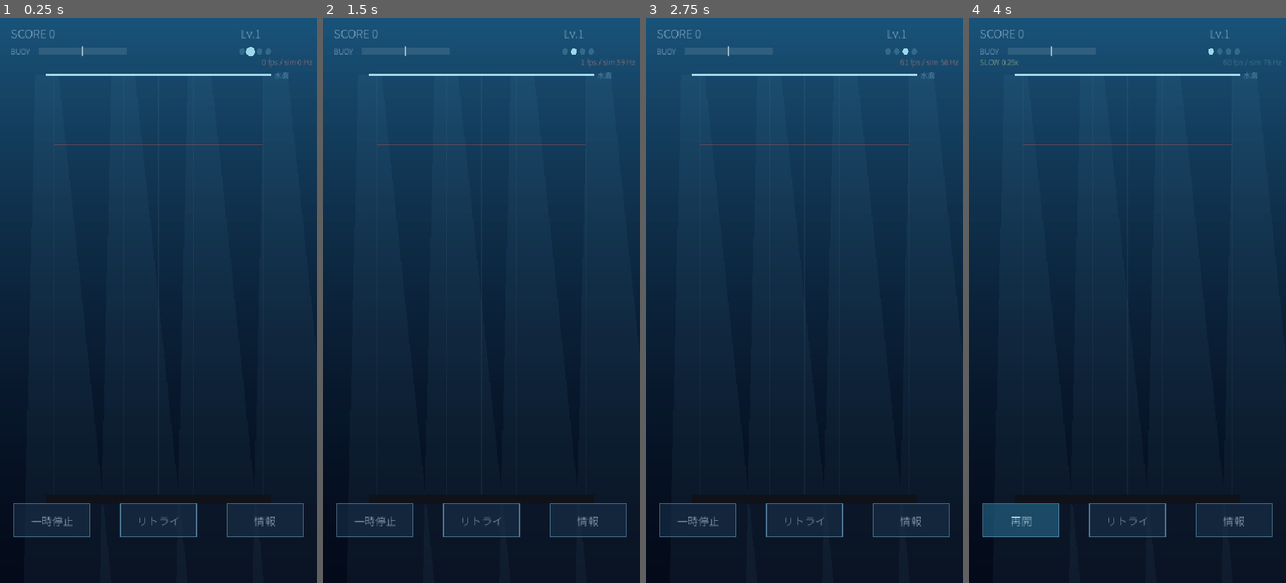
Above: before the commit, frames 1-4 (left to right).
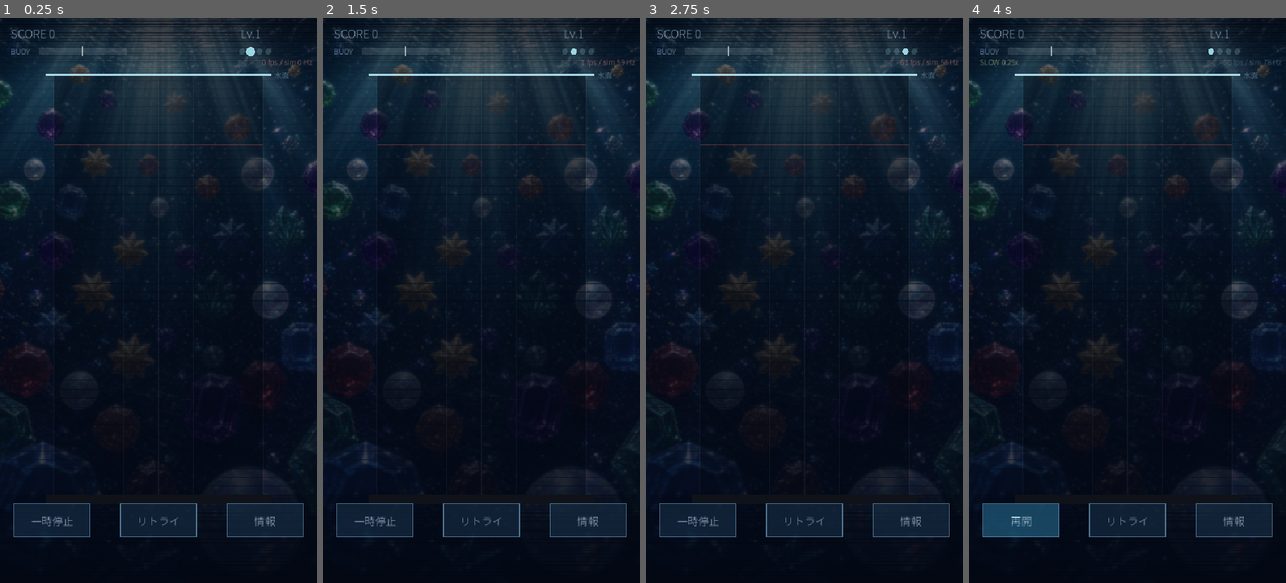
Above: after the commit, the same moments.

Repository: yosiken/metapon_game
Game: Godot game, scene res://scenes/main.tscn
Same seed, same stepped clock (60 frames per second), same inputs: the game is played once before the commit and once after it. Sound files missing from this copy of the repository are replaced by a short silence.
Inputs (mouse positions are in pixels of both pictures, inside the frame that each line leads up to):
- Up to frame 1 (0.25 s): no input
- Up to frame 2 (1.5 s): tap Enter at 0.5 s; move the mouse to (551, 272) at 0.52 s; hold D 0.53-1.25 s; tap R at 0.6 s; click (551, 272) at 0.67 s; tap Space at 0.77, 1.25 s; drag from (418, 328) to (465, 413) at 1.27 s
- Up to frame 3 (2.75 s): move the mouse to (836, 176) at 2.02 s; hold D from 2.03 s (still down); tap R at 2.1 s
- Up to frame 4 (4 s): release D at 2.75 s; drag from (1111, 413) to (1032, 215) at 2.77 s; move the mouse to (1222, 385) at 3.52 s; hold S from 3.53 s (still down); tap R at 3.6 s; tap Space at 3.77 s

The runs differ from the first frame. In frame 1, 65% of the frame differs, in the area x 0-100%, y 0-100%; in frame 2, 65%; in frame 3, 65%; in frame 4, 65%.
Error before the commit: Invalid assignment of property or key 'theme' with value of type 'Theme' on a base object of type 'CanvasLayer'. (res://scripts/main.gd:658)
Error after the commit: Invalid assignment of property or key 'theme' with value of type 'Theme' on a base object of type 'CanvasLayer'. (res://scripts/main.gd:696)

Commit message:
view: 海中の写真を背景に敷く
提供された原画を縦持ち(9:16)に切り出して背景にする。高さいっぱいを使い
中央で切る。原画は光条の収束点がほぼ中央（上端の明度重心 x=662 / 幅1392）に
あるので、中央切り出しで画面上部の水面とそのまま揃う。

敷くだけでは盤面が読めなくなるため、上から重ねるものを整理した。

- 奥行きの階調（海底 0.74 → 水面 0.08 の暗幕）と危険域の赤染めは、水面までの
  距離とあと何段で埋没かを伝える「信号」なので、画像に焼き込まず実行時に描く
  （§3.1 / §4.5）
- 盤面の矩形にだけ暗幕を重ねる。背景の宝石はブロックと大きさも色域も近く、
  幕が無いとどれが操作できる駒か判別できない。幕の内側＝操作対象という
  読み分けを作る（§11.2）
- 画面上端と下端にも暗幕。写真で一番明るいのが水面付近＝HUD の位置で、
  落とさないとスコアもフレームレートも読めなかった

素材まわり:

- 加工は tools/make_bg.py に置いた。彩度 0.68 / 明度 0.58 / ぼかし 1.4px。
  見栄えの調整ではなく、宝石を「背景」へ退かせるための処理
- インポートを非可逆 WebP（品質 0.85）にした。可逆だと .ctex が 757KB あり、
  モバイル回線の初回読み込みに効く。非可逆で 71KB（pck は +74KB）
- 原画は art/ に置く。godot/ の下だとエディタがインポートして書き出しにも
  含まれ、配信サイズが無駄に増える
- 背景が無い場合は従来の手描きグラデーションに落ちる

fps 表示の位置が README と CLAUDE.md で右下のままだったので右上に直した。

Co-Authored-By: Claude Opus 5 <noreply@anthropic.com>
Claude-Session: https://claude.ai/code/session_01N2aNeqApC1yqpieTeUpadp

Diff:
--- a/godot/scripts/main.gd
+++ b/godot/scripts/main.gd
@@ -60,10 +60,16 @@
 ]
 var ice_tex: Array = []
 
+## 背景の写真。元画像は tools/make_bg.py で 9:16 に切り出して落としてある
+const BG_PATH := "res://asetts/bg/underwater.png"
+var bg_tex: Texture2D = null
+
 func _ready() -> void:
 	# Web書き出しにはOSのフォントが無く、組み込みのフォールバックは日本語の
 	# グリフを持たないため、埋め込みフォントを使う（無いと全部 豆腐 になる）。
 	# 実際に描画する文字だけをサブセット化してあるので 50KB 程度。
+	if ResourceLoader.exists(BG_PATH):
+		bg_tex = load(BG_PATH)
 	for path in ICE_FRAMES:
 		if ResourceLoader.exists(path):
 			ice_tex.append(load(path))
@@ -323,29 +329,61 @@
 		_draw_gameover()
 
 ## 水中: 上ほど明るく、海底ほど暗い。危険域では全体が暗くなる（3.1 / 4.5）
+##
+## 背景写真を敷いたうえで、奥行きの階調と危険域の赤染めを必ず上から重ねる。
+## この2つは装飾ではなく「水面までの距離」と「あと何段で埋没か」を伝える
+## ゲーム内の信号なので、写真に任せず実行時に描く。
 func _draw_water() -> void:
 	var danger: float = clampf(float(sim.ground_height() - (Cfg.ROWS - 2)) / 3.0, 0.0, 1.0)
+	var screen := Rect2(0, 0, VW, VH)
+	if bg_tex != null:
+		draw_texture_rect(bg_tex, screen, false)
 	var bands := 64
 	var bh := VH / float(bands)
 	for i in range(bands):
-		var t := float(i) / float(bands - 1)
-		var top := Color(0.10, 0.32, 0.47)
-		var bot := Color(0.015, 0.04, 0.10)
-		var c := bot.lerp(top, t * t * 0.6 + t * 0.4)
-		c = c.lerp(Color(0.10, 0.02, 0.04), danger * 0.45)
-		draw_rect(Rect2(0, VH - (float(i) + 1.0) * bh, VW, bh + 1.5), c)
-	# 差し込む光条
-	var surf := origin.y - float(Cfg.ROWS) * cell
-	for i in range(4):
-		var x := 60.0 + float(i) * 130.0
-		var pts := PackedVector2Array([
-			Vector2(x, surf), Vector2(x + 40.0, surf),
-			Vector2(x + 130.0, VH), Vector2(x - 20.0, VH)])
-		draw_colored_polygon(pts, Color(0.55, 0.85, 1.0, 0.045 * (1.0 - danger)))
+		var t := float(i) / float(bands - 1)        # 0 = 海底, 1 = 水面
+		var depth := t * t * 0.6 + t * 0.4
+		var box := Rect2(0, VH - (float(i) + 1.0) * bh, VW, bh + 1.5)
+		if bg_tex == null:
+			var c := Color(0.015, 0.04, 0.10).lerp(Color(0.10, 0.32, 0.47), depth)
+			draw_rect(box, c.lerp(Color(0.10, 0.02, 0.04), danger * 0.45))
+		else:
+			# 写真に重ねる幕。海底ほど濃くして、積み上がったブロックを浮かせる
+			draw_rect(box, Color(0.02, 0.05, 0.12, lerpf(0.74, 0.08, depth)))
+	if bg_tex != null and danger > 0.01:
+		draw_rect(screen, Color(0.30, 0.03, 0.06, danger * 0.42))
+	if bg_tex != null:
+		# 上下の帯。写真で一番明るいのが水面付近＝HUDの位置なので、ここを
+		# 落とさないとスコアもフレームレートも読めない。下はボタンの座布団。
+		_draw_scrim(0.0, HUD_H + 22.0, 0.66, 0.0)
+		_draw_scrim(VH - THUMB_H, VH, 0.30, 0.82)
+	if bg_tex == null:
+		# 差し込む光条（写真がある場合は写真側が持っている）
+		var surf := origin.y - float(Cfg.ROWS) * cell
+		for i in range(4):
+			var x := 60.0 + float(i) * 130.0
+			var pts := PackedVector2Array([
+				Vector2(x, surf), Vector2(x + 40.0, surf),
+				Vector2(x + 130.0, VH), Vector2(x - 20.0, VH)])
+			draw_colored_polygon(pts, Color(0.55, 0.85, 1.0, 0.045 * (1.0 - danger)))
+
+## y0 から y1 へ alpha を a0 -> a1 で渡す暗幕。写真の明暗に関係なく
+## 文字が読める下地をつくる。
+func _draw_scrim(y0: float, y1: float, a0: float, a1: float) -> void:
+	var steps := 24
+	var sh := (y1 - y0) / float(steps)
+	for i in range(steps):
+		var t := (float(i) + 0.5) / float(steps)
+		draw_rect(Rect2(0, y0 + float(i) * sh, VW, sh + 1.0),
+			Color(0.01, 0.03, 0.07, lerpf(a0, a1, t)))
 
 func _draw_board_frame() -> void:
 	var bw := cell * float(Cfg.COLS)
 	var surf := origin.y - float(Cfg.ROWS) * cell
+	# 盤面の下敷き。背景の宝石はブロックと大きさも色域も近いので、盤の中だけ
+	# 沈めておかないとどれが操作できる駒なのか判別できない（11.2）
+	if bg_tex != null:
+		draw_rect(Rect2(origin.x, surf, bw, origin.y - surf), Color(0.01, 0.03, 0.07, 0.42))
 	# 水面
 	draw_line(Vector2(origin.x - 14, surf), Vector2(origin.x + bw + 14, surf), Color(0.75, 0.95, 1.0, 0.85), 3.0)
 	draw_string(font, Vector2(origin.x + bw + 18, surf + 6), "水面", HORIZONTAL_ALIGNMENT_LEFT, -1, 13, Color(0.7, 0.9, 1.0, 0.8))
--- /dev/null
+++ b/godot/tests/bg_shot.gd
@@ -0,0 +1,32 @@
+## 背景写真を敷いた盤面を、通常時と危険域とで撮る。
+extends SceneTree
+var main = null
+var phase := 0
+
+func _initialize() -> void:
+	change_scene_to_file("res://scenes/main.tscn")
+
+func _process(_d: float) -> bool:
+	if main == null:
+		if root.get_child_count() > 0: main = root.get_child(root.get_child_count()-1)
+		return false
+	var sim = main.sim
+	if phase == 0:
+		sim.reset(20260921); sim.speed_mult = 1.0
+		phase = 1
+		return false
+	if phase == 1 and sim.frame > 900:
+		root.get_texture().get_image().save_png("user://bg_normal.png")
+		print("bg_normal: 山の高さ=%d" % sim.ground_height())
+		# 危険域まで積み上げる
+		for c in range(Cfg.COLS):
+			while sim.ground[c].size() < Cfg.ROWS - 1:
+				var b := MBlock.new(); b.color = (c + sim.ground[c].size()) % 4
+				sim.ground[c].append(b)
+		phase = 2
+		return false
+	if phase == 2:
+		root.get_texture().get_image().save_png("user://bg_danger.png")
+		print("bg_danger: 山の高さ=%d" % sim.ground_height())
+		return true
+	return false
Binary file added: godot/asetts/bg/underwater.png
Not shown, added: godot/asetts/bg/underwater.png.import
Not shown, added: godot/tests/bg_shot.gd.uid
Not shown, changed: CLAUDE.md
Not shown, added: art/README.md
Not shown, added: art/underwater-source.jpg
Not shown, changed: docs/game-design.md
Not shown, changed: godot/README.md
Not shown, added: godot/asetts/bg/README.md
Not shown, added: godot/tools/make_bg.py
